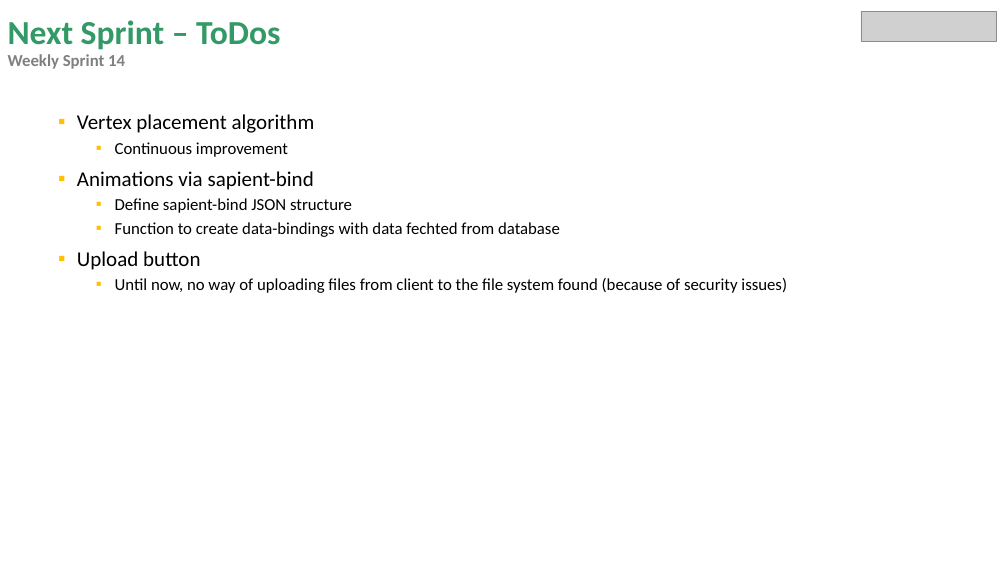
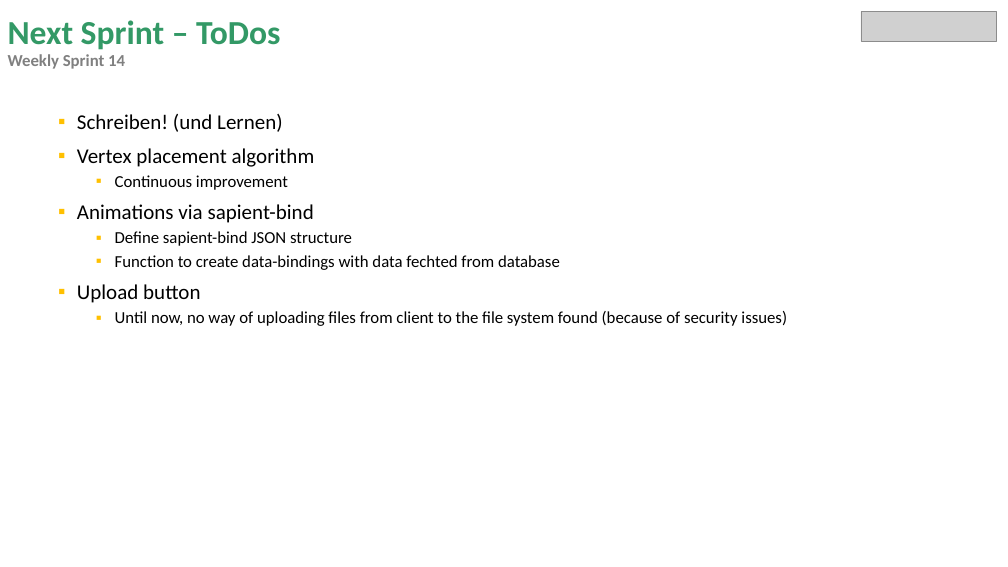
Before and after one commit to miguelrk/tum-mw-bachelorarbeit, a slide deck: slide 10 of 3 Entwicklungsphase/weekly_meeting_14.pptx (slide 12 before the commit). Drawn at 1008x567 pixels with LibreOffice and Linux fonts; fonts in the diff are those of the drawing; grey boxes stand for pictures. Boxes give left, top, right and bottom in pixels: in the first picture for what was removed or moved away, otherwise in the second. Text is boxed around its words. In the diff, an @@ line names an element or a change of style, - is before the commit and + after.

```diff
--- a/3 Entwicklungsphase/weekly_meeting_14.pptx
+++ b/3 Entwicklungsphase/weekly_meeting_14.pptx
@@ text at [77, 114, 283, 132]: paragraph added @@
+▪ Schreiben! (und Lernen)
```
Also in this commit, not shown: 5 other slides changed, 2 slides added, 3 slides removed, 11 other files.
